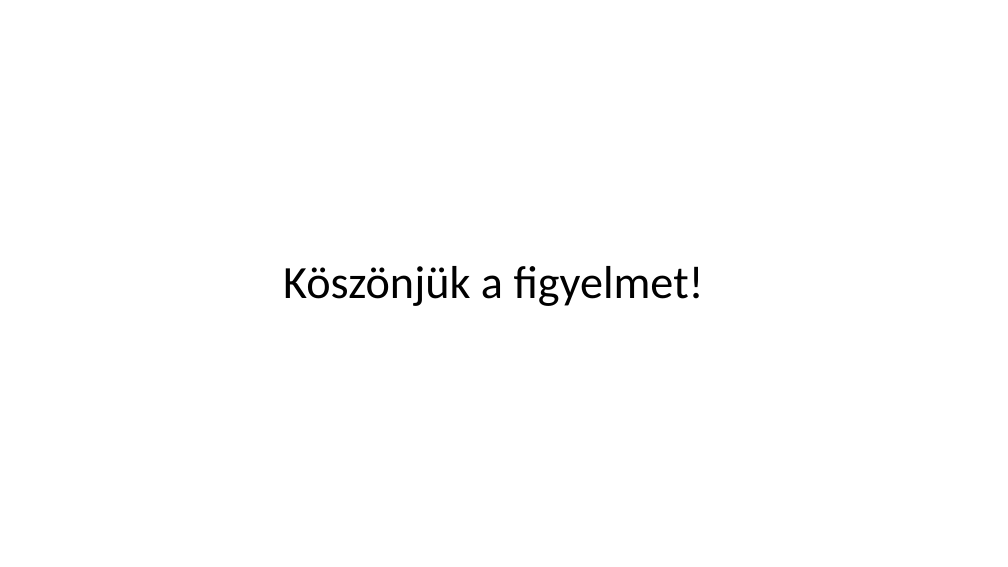
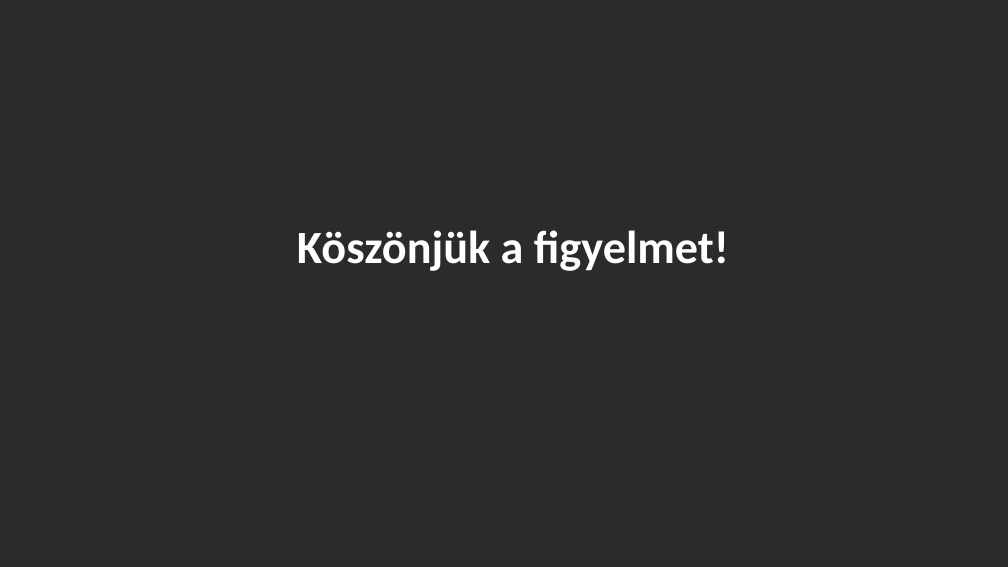
Before and after one commit to Korean20/IKT-projektmunka, a slide deck: slide 10 of Projekttervezés és menedzsment IKT.pptx. Drawn at 1008x567 pixels with LibreOffice and Linux fonts; fonts in the diff are those of the drawing; background and template pictures are left out; a plain dark background stands for a picture behind light text. Boxes give left, top, right and bottom in pixels: in the first picture for what was removed or moved away, otherwise in the second. Text is boxed around its words. In the diff, an @@ line names an element or a change of style, - is before the commit and + after.

```diff
--- a/Projekttervezés és menedzsment IKT.pptx
+++ b/Projekttervezés és menedzsment IKT.pptx
@@ background #FFFFFF to picture (left out) @@
@@ title "Köszönjük a figyelmet!": place and size @@
-title "Köszönjük a figyelmet!" at <box>283,266,704,306</box>
+title "Köszönjük a figyelmet!" at <box>297,230,729,271</box>
@@ title "Köszönjük a figyelmet!" at <box>297,230,729,271</box>: text colour #000000 to #FFFFFF, bold on @@
```
Also in this commit, not shown: 8 other slides changed.
